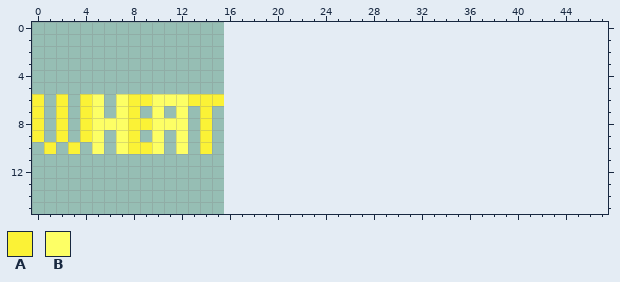
A pixel-art file gets an edit: Assets/Art/Environment/tilemap-wheat.aseprite. This is how it looked before the edit.
16x16 pixels, 1 frame. The old version is drawn lined up with the new one, on the new canvas.
Palette (. is transparent): A #fbf236  B #fdff65
Pixels before, first column x 0:
 6 A.A.AB.BAABBBAAA
 7 A.A.AB.BA.B.B.A.
 8 A.A.ABBBAABBB.A.
 9 A.A.AB.BA.B.B.A.
10 .A.A.B.BAAB.B.A.
After the commit:
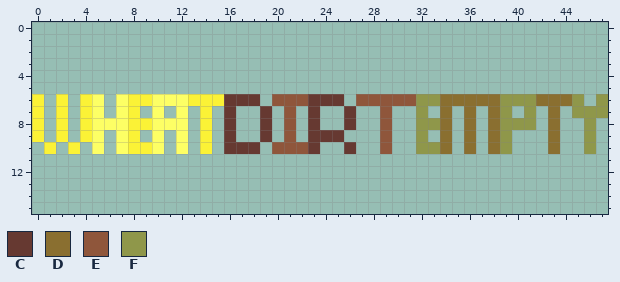
Colours new in this view: C #663931  D #8a6f30  E #8f563b  F #8f974a
The edit:
canvas 16x16 -> 48x16
y 6: x 16..18 ... -> CCC; x 20..25 ...... -> EEECCC; x 27..45 ................... -> EEEEEFFDDDDDFFFDDDF; x 47 . -> F
y 7: x 16 . -> C; x 19 . -> C; x 21 . -> E; x 23 . -> C; x 26 . -> C; x 29 . -> E; x 32 . -> F; x 34 . -> D; x 36 . -> D; x 38..39 .. -> DF; x 41 . -> F; x 43 . -> D; x 45..47 ... -> FFF
y 8: x 16 . -> C; x 19 . -> C; x 21 . -> E; x 23 . -> C; x 26 . -> C; x 29 . -> E; x 32..34 ... -> FFD; x 36 . -> D; x 38..41 .... -> DFFF; x 43 . -> D; x 46 . -> F
y 9: x 16 . -> C; x 19 . -> C; x 21 . -> E; x 23..25 ... -> CCC; x 29 . -> E; x 32 . -> F; x 34 . -> D; x 36 . -> D; x 38..39 .. -> DF; x 43 . -> D; x 46 . -> F
y 10: x 16..18 ... -> CCC; x 20..23 .... -> EEEC; x 26 . -> C; x 29 . -> E; x 32..34 ... -> FFD; x 36 . -> D; x 38..39 .. -> DF; x 43 . -> D; x 46 . -> F
